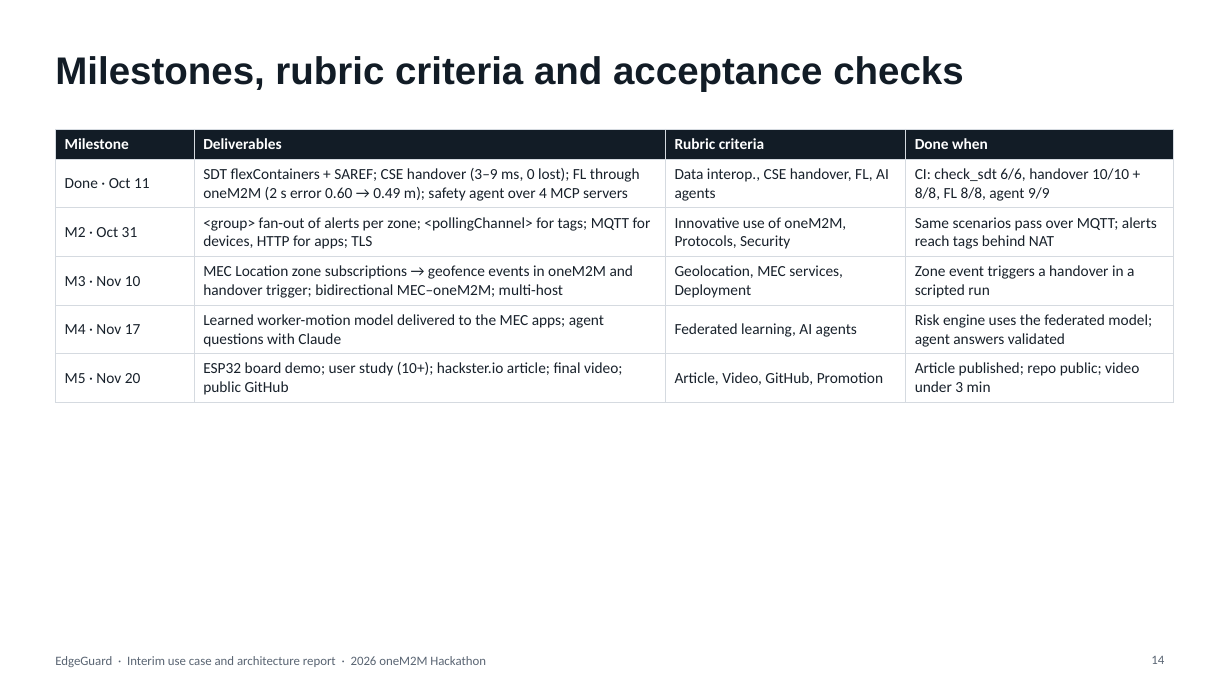
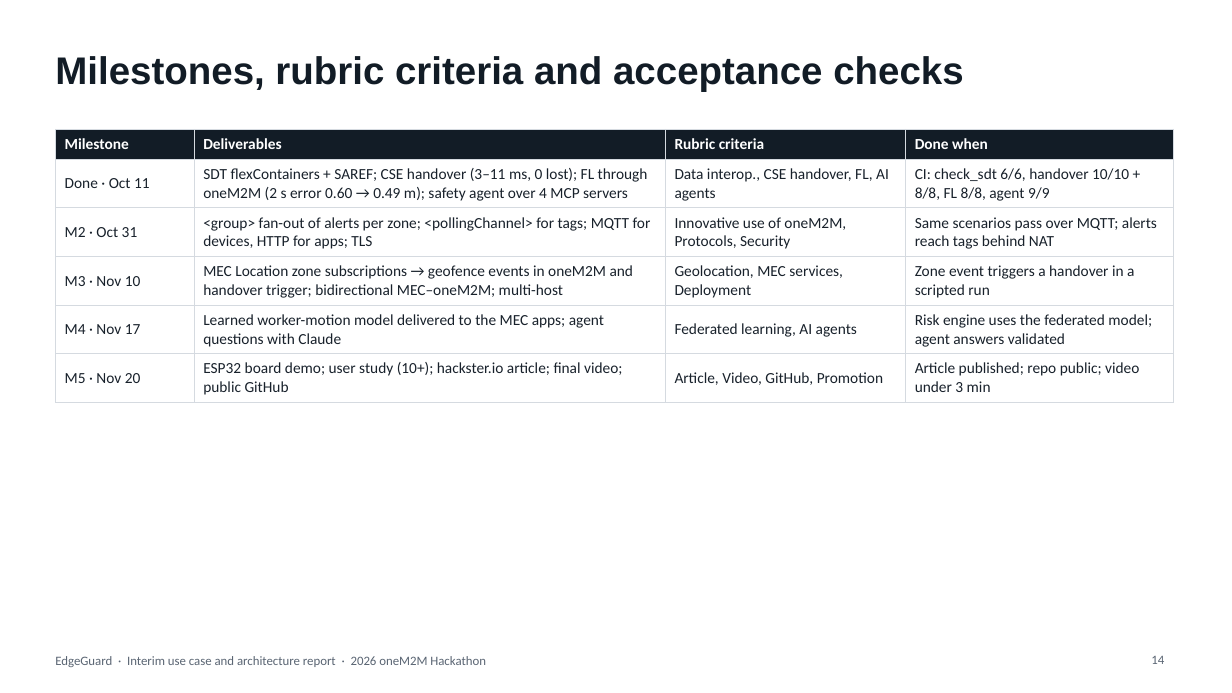
Before and after one commit to ljw22112/Edgeguard, a slide deck: slide 14 of docs/submissions/EdgeGuard_Interim_Report.pptx. Drawn at 1232x693 pixels with LibreOffice and Linux fonts; fonts in the diff are those of the drawing. Boxes give left, top, right and bottom in pixels: in the first picture for what was removed or moved away, otherwise in the second. Text is boxed around its words. In the diff, an @@ line names an element or a change of style, - is before the commit and + after.

```diff
--- a/docs/submissions/EdgeGuard_Interim_Report.pptx
+++ b/docs/submissions/EdgeGuard_Interim_Report.pptx
@@ table at (55, 129, 1174, 399) @@
-row 2, column 2: SDT flexContainers + SAREF; CSE handover (3–9 ms, 0 lost); FL through oneM2M (2 s error 0.60 → 0.49 m); safety agent over 4 MCP servers
+row 2, column 2: SDT flexContainers + SAREF; CSE handover (3–11 ms, 0 lost); FL through oneM2M (2 s error 0.60 → 0.49 m); safety agent over 4 MCP servers
```
Also in this commit, not shown: 3 other slides changed, 15 other files.
